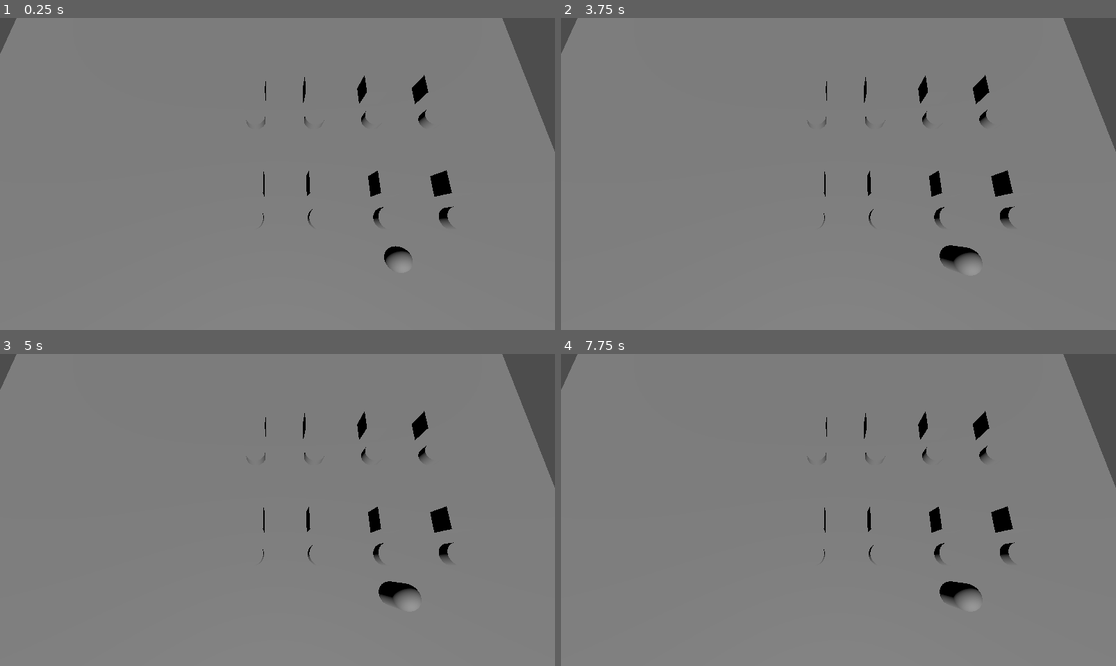
Above: before the commit, frames 1-4 (two rows, left to right).
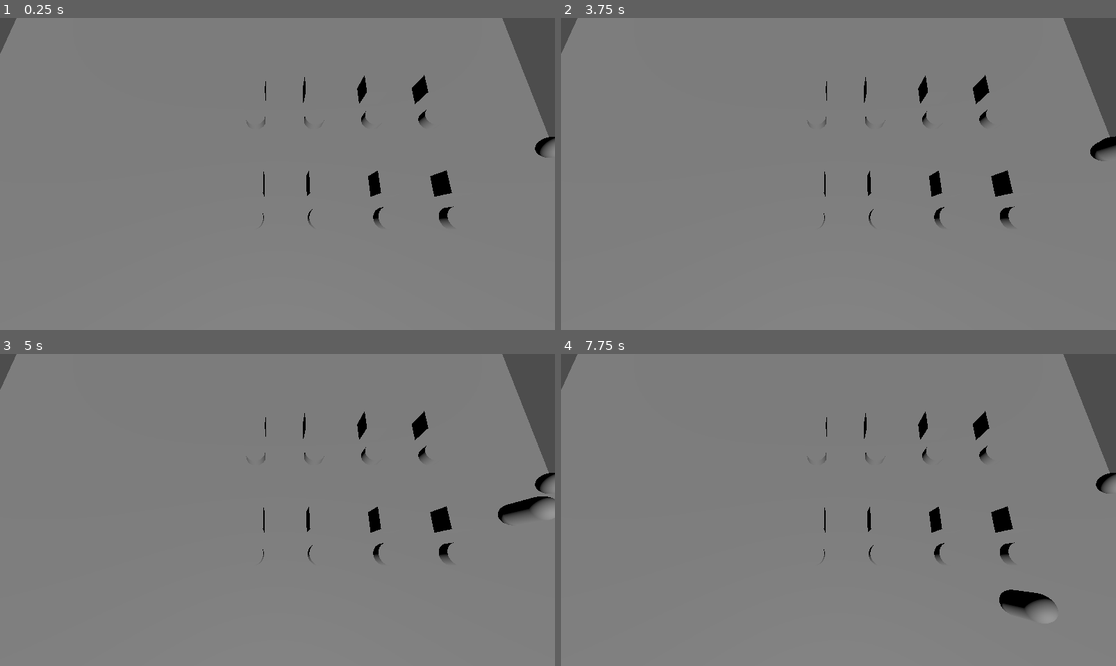
Above: after the commit, the same moments.

Repository: Kamjam/Bobaeria-Cafe
Game: Godot game, scene res://JoeFolder/DemoShop.tscn
Same seed, same stepped clock (60 frames per second), same inputs: the game is played once before the commit and once after it. This scene is started directly instead of the project's main scene.
Inputs:
- Up to frame 1 (0.25 s): no input
- Up to frame 2 (3.75 s): tap Enter (ui_accept) at 0.5, 0.77, 1.25, 1.52, 2, 2.75, 3.02, 3.5 s; hold D (right) 0.53-1.28 s; hold Down (ui_down) 1.28-2.03 s; hold D (right) 2.03-2.78 s; hold W (up) 2.78-3.53 s; hold Left (ui_left) from 3.53 s (still down)
- Up to frame 3 (5 s): keep holding Left (ui_left); tap Enter (ui_accept) at 3.77, 4.52 s
- Up to frame 4 (7.75 s): release Left (ui_left) at 5.03 s; hold Down (ui_down) 5.03-5.78 s; hold D (right) 5.78-6.53 s; tap Enter (ui_accept) at 6.02, 6.77, 7.52 s; hold W (up) 6.53-7.28 s; hold D (right) from 7.28 s (still down)

The runs differ from the first frame. In frame 1, 0.3% of the frame differs, in the area x 69-100%, y 38-81%; in frame 2, 0.6%; in frame 3, 1.0%; in frame 4, 1.1%, in the area x 68-100%, y 38-85%.
Error before the commit: Parse Error: Could not preload resource script "res://Boba/scripts/drink.gd". (res://JoeFolder/Scripts/student.gd:20)

Commit message:
PROJECT NUKE
ABORT

Diff:
--- a/bobaeria-cafe/JoeFolder/DemoShop.tscn
+++ b/bobaeria-cafe/JoeFolder/DemoShop.tscn
@@ -1,9 +1,8 @@
-[gd_scene load_steps=13 format=3 uid="uid://qvj5nrktjvlk"]
+[gd_scene load_steps=12 format=3 uid="uid://qvj5nrktjvlk"]
 
 [ext_resource type="PackedScene" uid="uid://do5p4i335e27s" path="res://JoeFolder/student.tscn" id="1_igbir"]
 [ext_resource type="Script" path="res://JoeFolder/Scripts/StudentSpawner.gd" id="2_30hv2"]
 [ext_resource type="Script" path="res://JoeFolder/Scripts/TableManager.gd" id="2_r8opo"]
-[ext_resource type="Script" path="res://Boba/scripts/drink.gd" id="4_qntpb"]
 
 [sub_resource type="NavigationMesh" id="NavigationMesh_krij8"]
 vertices = PackedVector3Array(-1, 1, -5.75, -0.5, 1, -6, -0.5, 1, -14.5, -14.5, 1, -14.5, -14.5, 1, -5, -1, 1, -5, 1, 1 …(726 unchanged characters)…
@@ -189,22 +188,25 @@
 [node name="MeshInstance3D" type="MeshInstance3D" parent="Chair8/CollisionShape3D"]
 mesh = SubResource("CylinderMesh_6ws41")
 
-[node name="Camera3D" type="Camera3D" parent="."]
+[node name="Camera3D" type="Camera3D" parent="." groups=["Cam"]]
 transform = Transform3D(1, 0, 0, 0, 0.269105, 0.963111, 0, -0.963111, 0.269105, 1.11774, 10, 2.04062)
 
 [node name="DirectionalLight3D" type="DirectionalLight3D" parent="."]
 transform = Transform3D(1, 0, 0, 0, 0.70962, 0.704585, 0, -0.704585, 0.70962, 0, 9.94611, 0)
 
-[node name="Manager" type="Node3D" parent="." node_paths=PackedStringArray("allChairs") groups=["Manager"]]
+[node name="Manager" type="Node3D" parent="." node_paths=PackedStringArray("allChairs", "exit") groups=["Manager"]]
+transform = Transform3D(1, 0, 0, 0, 1, 0, 0, 0, 1, 0.0916781, -0.017889, 0.00186968)
 script = ExtResource("2_r8opo")
 allChairs = [NodePath("../Chair1"), NodePath("../Chair2"), NodePath("../Chair3"), NodePath("../Chair4"), NodePath("../Chair5"), NodePath("../Chair6"), NodePath("../Chair7"), NodePath("../Chair8")]
+exit = NodePath("../Exit")
 
 [node name="Spawn" type="MeshInstance3D" parent="." node_paths=PackedStringArray("spawnPosition")]
-transform = Transform3D(1, 0, 0, 0, 1, 0, 0, 0, 1, 6.01323, 1.12142, 3.15506)
+transform = Transform3D(1, 0, 0, 0, 1, 0, 0, 0, 1, 14.0499, 1.12142, -1.74227)
 mesh = SubResource("SphereMesh_j2rux")
 script = ExtResource("2_30hv2")
 student = ExtResource("1_igbir")
 spawnPosition = NodePath(".")
 
-[node name="drink" type="Node" parent="."]
-script = ExtResource("4_qntpb")
+[node name="Exit" type="MeshInstance3D" parent="."]
+transform = Transform3D(1, 0, 0, 0, 1, 0, 0, 0, 1, 4.23455, 1.12142, 7.74173)
+mesh = SubResource("SphereMesh_j2rux")
--- a/bobaeria-cafe/JoeFolder/Scripts/StudentSpawner.gd
+++ b/bobaeria-cafe/JoeFolder/Scripts/StudentSpawner.gd
@@ -7,7 +7,8 @@
 	if Input.is_action_just_pressed("ui_left"):
 		SpawnStudent()
 func SpawnStudent():
-	var instance = student.instantiate()
-	instance.position = spawnPosition.global_position
-	instance.rotation = Vector3(0,0,0)
-	get_parent().add_child(instance)
+	if get_tree().get_nodes_in_group("Student").size() < 8:
+		var instance = student.instantiate()
+		instance.position = spawnPosition.global_position
+		instance.rotation = Vector3(0,0,0)
+		get_parent().add_child(instance)
--- a/bobaeria-cafe/JoeFolder/Scripts/TableManager.gd
+++ b/bobaeria-cafe/JoeFolder/Scripts/TableManager.gd
@@ -9,8 +9,12 @@
 func _ready() -> void:
 	for h in allChairs:
 		avaliableChairs.append(h)
-func GetChair() -> Vector3:
-	return avaliableChairs[0].global_position
+func GetChair() -> Node3D:
+	return avaliableChairs[0]
 func RemoveChair(a):
 	avaliableChairs.remove_at(a)
 	print("Removed")
+func AddChair(i):
+	avaliableChairs.append(i)
+func GetExit() -> Vector3:
+	return exit.global_position
--- a/bobaeria-cafe/JoeFolder/Scripts/student.gd
+++ b/bobaeria-cafe/JoeFolder/Scripts/student.gd
@@ -2,30 +2,34 @@
 extends CharacterBody3D
 
 @export var agent : NavigationAgent3D
-@export var stoppingDistance : float = 0.2
+@export var stoppingDistance : float = 0.3
 @export var lerpSpeed : float = 1.5
 @onready var accel = 10
 @export var speed : float = 1
 @export var target : Node3D
+@export var thinkingTime : float = 3
+@export var leaveTime : float = 4
+
+@export var thoughtBubble : PackedScene
+@export var bubblePos : Node3D
+
 var isSeated = false
 var destination : Vector3
 var manager
-enum Drinks {
-	ORANGE,
-	RED,
-	PURPLE,
-	BLUE,
-}
-var desiredDrink: Drinks = Drinks.ORANGE
-var MyClass = preload("res://Boba/scripts/drink.gd")
-var wantedDrink
-
+var boba : Boba.Boba
+var instance
+var chair : Node3D = null
 func _ready() -> void:
-	desiredDrink = Drinks.values().pick_random()
+	var a :int = Boba.Boba.values()[ randi()%Boba.Boba.size() ]
+	boba = a
+	print(boba)
 	manager = get_tree().get_first_node_in_group("Manager")
-	destination = manager.GetChair()
+	chair = manager.GetChair()
+	destination = chair.position
 	manager.RemoveChair(0)
 func _physics_process(delta: float) -> void:
+	if Input.is_action_just_pressed("ui_down"):
+		Leave()
 	var pos : Vector2 = Vector2(global_position.x, global_position.z)
 	var lookTarget : Vector2 = Vector2(destination.x, destination.z)
 	var dir = (pos - lookTarget)
@@ -36,6 +40,27 @@
 		direction = agent.get_next_path_position() - global_position
 		direction = direction.normalized()
 		velocity = velocity.lerp(direction * speed, accel * delta)
+		print(global_position.distance_to(destination))
+
 		move_and_slide()
-	else:
+	elif !isSeated:
+		print("Once?")
+		Thinking()
 		isSeated = true
+
+
+func Thinking():
+	await get_tree().create_timer(thinkingTime).timeout
+	instance = thoughtBubble.instantiate()
+	instance.position = bubblePos.global_position
+	instance.rotation = Vector3(0,0,0)
+	get_parent().add_child(instance)
+	await get_tree().create_timer(leaveTime).timeout
+	Leave()
+func Leave():
+	destination = manager.GetExit()
+	if instance:
+		instance.queue_free()
+	await get_tree().create_timer(6).timeout
+	manager.AddChair(chair)
+	queue_free()
--- a/bobaeria-cafe/JoeFolder/student.tscn
+++ b/bobaeria-cafe/JoeFolder/student.tscn
@@ -1,15 +1,20 @@
-[gd_scene load_steps=4 format=3 uid="uid://do5p4i335e27s"]
+[gd_scene load_steps=5 format=3 uid="uid://do5p4i335e27s"]
 
 [ext_resource type="Script" path="res://JoeFolder/Scripts/student.gd" id="1_b1qys"]
+[ext_resource type="PackedScene" uid="uid://dlpg46q2lkiwn" path="res://JoeFolder/thought_bubble.tscn" id="2_2msao"]
 
 [sub_resource type="CapsuleMesh" id="CapsuleMesh_6o55e"]
 
 [sub_resource type="CapsuleShape3D" id="CapsuleShape3D_q3f0l"]
 
-[node name="Student" type="CharacterBody3D" node_paths=PackedStringArray("agent") groups=["Student"]]
+[node name="Student" type="CharacterBody3D" node_paths=PackedStringArray("agent", "bubblePos") groups=["Student"]]
 collision_layer = 0
 script = ExtResource("1_b1qys")
 agent = NodePath("NavigationAgent3D")
+stoppingDistance = 1.505
+speed = 2.0
+thoughtBubble = ExtResource("2_2msao")
+bubblePos = NodePath("BubblePos")
 
 [node name="MeshInstance3D" type="MeshInstance3D" parent="."]
 mesh = SubResource("CapsuleMesh_6o55e")
@@ -21,3 +26,6 @@
 avoidance_enabled = true
 radius = 2.0
 neighbor_distance = 4.0
+
+[node name="BubblePos" type="Node3D" parent="."]
+transform = Transform3D(1, 0, 0, 0, 1, 0, 0, 0, 1, 0, 1.5, 0.5)
--- /dev/null
+++ b/bobaeria-cafe/JoeFolder/thought_bubble.gd
@@ -0,0 +1,7 @@
+extends MeshInstance3D
+var cam : Node3D
+
+func _ready() -> void:
+	cam = get_tree().get_first_node_in_group("Cam")
+func _physics_process(delta: float) -> void:
+	look_at(cam.global_position)
--- /dev/null
+++ b/bobaeria-cafe/JoeFolder/thought_bubble.tscn
@@ -0,0 +1,26 @@
+[gd_scene load_steps=6 format=3 uid="uid://dlpg46q2lkiwn"]
+
+[ext_resource type="Script" path="res://JoeFolder/thought_bubble.gd" id="1_i2xtq"]
+
+[sub_resource type="StandardMaterial3D" id="StandardMaterial3D_5ygoe"]
+transparency = 1
+albedo_color = Color(1, 1, 1, 0.337255)
+
+[sub_resource type="SphereMesh" id="SphereMesh_2fl6h"]
+material = SubResource("StandardMaterial3D_5ygoe")
+
+[sub_resource type="StandardMaterial3D" id="StandardMaterial3D_fwnkf"]
+albedo_color = Color(0, 0.462745, 1, 1)
+
+[sub_resource type="TextMesh" id="TextMesh_6vaka"]
+material = SubResource("StandardMaterial3D_fwnkf")
+text = "Sweet Green Tea"
+
+[node name="ThoughtBubble" type="MeshInstance3D"]
+transform = Transform3D(1.5, 0, 0, 0, 1.5, 0, 0, 0, 1.5, 0, 3.73374, 0)
+mesh = SubResource("SphereMesh_2fl6h")
+script = ExtResource("1_i2xtq")
+
+[node name="Text" type="MeshInstance3D" parent="."]
+transform = Transform3D(-0.8, 0, -6.99382e-08, 0, 0.8, 0, 6.99382e-08, 0, -0.8, 0, 0, 0)
+mesh = SubResource("TextMesh_6vaka")
